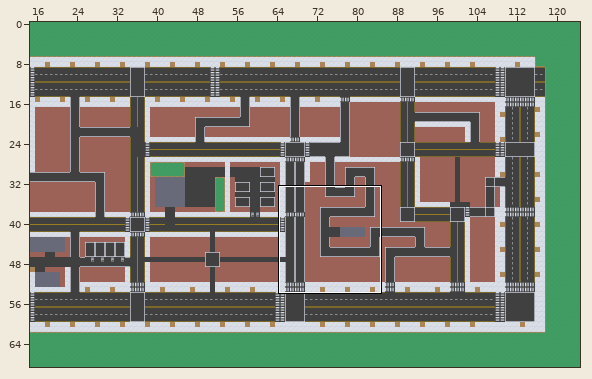
One commit to this LDtk project: Assets/Map/Map/Team-Project-Map.ldtk. The picture above shows the old version from afar; the outline marks the close-up.
Close-up. First the earlier version:
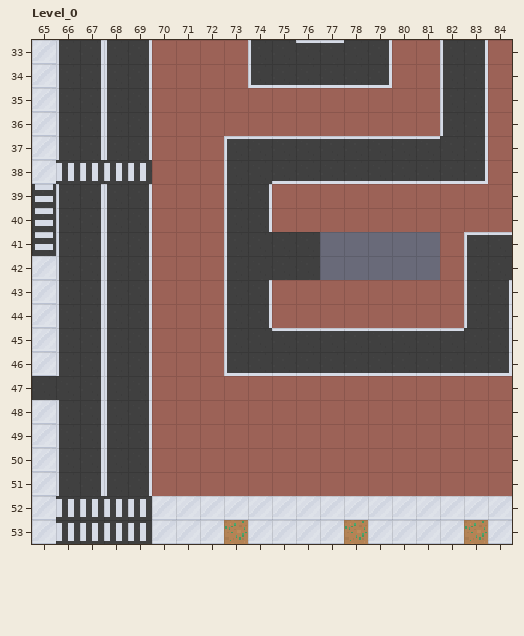
Cells are 16x16 px. Shown: Level_0 x 65..84, y 33..53. The commit also changed other parts of the map, which this record leaves out.
The same view after the edit:
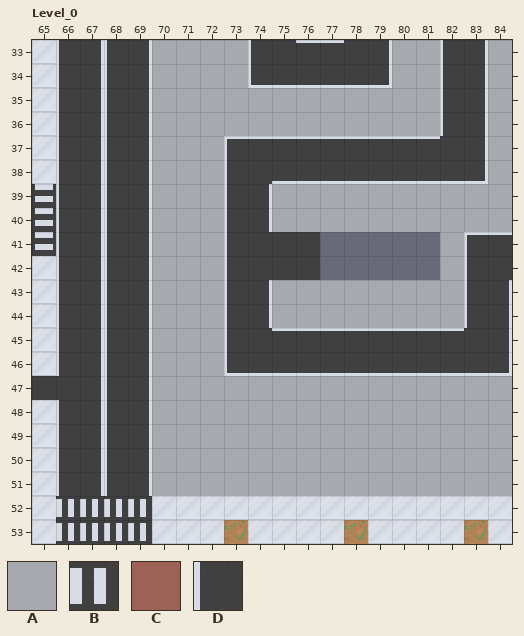
Key: from "Cement": A 1 "Cement"; from "Crosswork_Horizon": B 1 "Crosswork_Horizon"; from "NoCar": C 1 "NoCar"; from "YDG_V": D 1 "YDG_V".
_ is an empty cell.
Tiles of an added or newly shown layer are drawn over the layers below it.
The exact change:
Layer "Cement" (added):
y 33..34: x 70..73 ____ -> AAAA; x 80..81 __ -> AA; x 84 _ -> A
y 35..36: x 70..81 ____________ -> AAAAAAAAAAAA; x 84 _ -> A
y 37..38: x 70..72 ___ -> AAA; x 84 _ -> A
y 39..40: x 70..72 ___ -> AAA; x 75..84 __________ -> AAAAAAAAAA
y 41..42: x 70..72 ___ -> AAA; x 82 _ -> A
y 43..44: x 70..72 ___ -> AAA; x 75..82 ________ -> AAAAAAAA
y 45..46: x 70..72 ___ -> AAA
y 47..51: x 70..84 _______________ -> AAAAAAAAAAAAAAA
Layer "NoCar":
y 33..34: x 70..73 CCCC -> ____; x 80..81 CC -> __; x 84 C -> _
y 35..36: x 70..81 CCCCCCCCCCCC -> ____________; x 84 C -> _
y 37..38: x 70..72 CCC -> ___; x 84 C -> _
y 39..40: x 70..72 CCC -> ___; x 75..84 CCCCCCCCCC -> __________
y 41..42: x 70..72 CCC -> ___; x 82 C -> _
y 43..44: x 70..72 CCC -> ___; x 75..82 CCCCCCCC -> ________
y 45..46: x 70..72 CCC -> ___
y 47..51: x 70..84 CCCCCCCCCCCCCCC -> _______________
Layer "YDG_V":
y 38: x 66 _ -> D; x 68 _ -> D
Layer "Crosswork_Horizon":
y 38: x 66..69 BBBB -> ____
